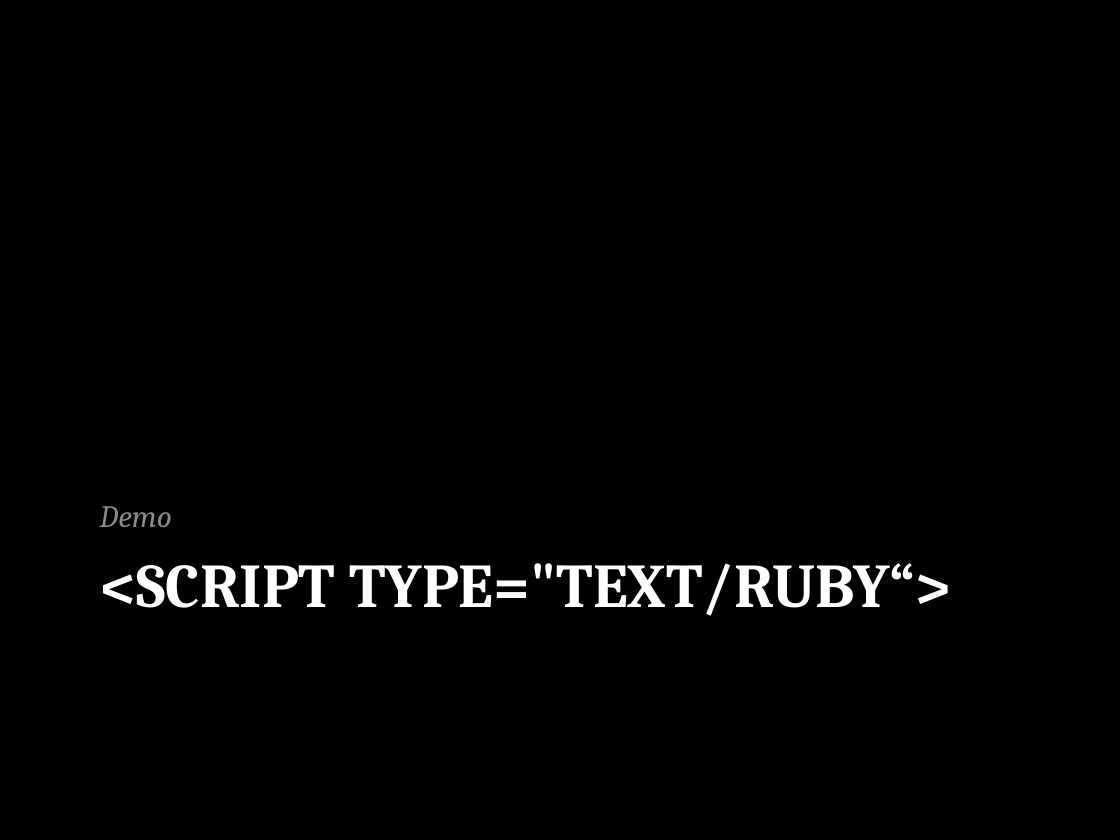
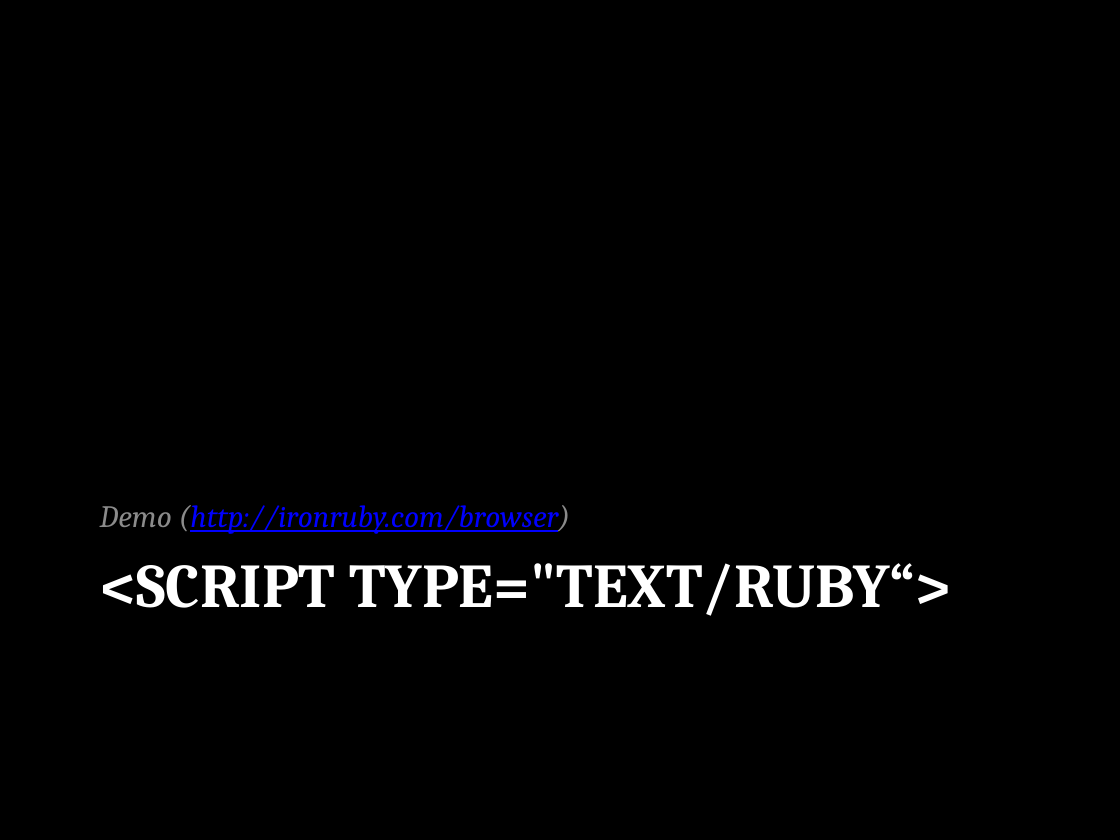
Before and after one commit to jschementi/rubyconf2009, a slide deck: slide 11 of jimmysch-ironruby.pptx (slide 7 before the commit). Drawn at 1120x840 pixels with LibreOffice and Linux fonts; fonts in the diff are those of the drawing. Boxes give left, top, right and bottom in pixels: in the first picture for what was removed or moved away, otherwise in the second. Text is boxed around its words. In the diff, an @@ line names an element or a change of style, - is before the commit and + after.

Commit message:
Add ruby-processing demo, and clean up gestalt getting-started

```diff
--- a/jimmysch-ironruby.pptx
+++ b/jimmysch-ironruby.pptx
@@ text at <box>100,505,570,534</box>: text changed; text colour #8C8C8C to #0000FF @@
-Demo
+Demo (http://ironruby.com/browser)
```
Also in this commit, not shown: 3 other slides changed, 8 slides added, 9 other files.
